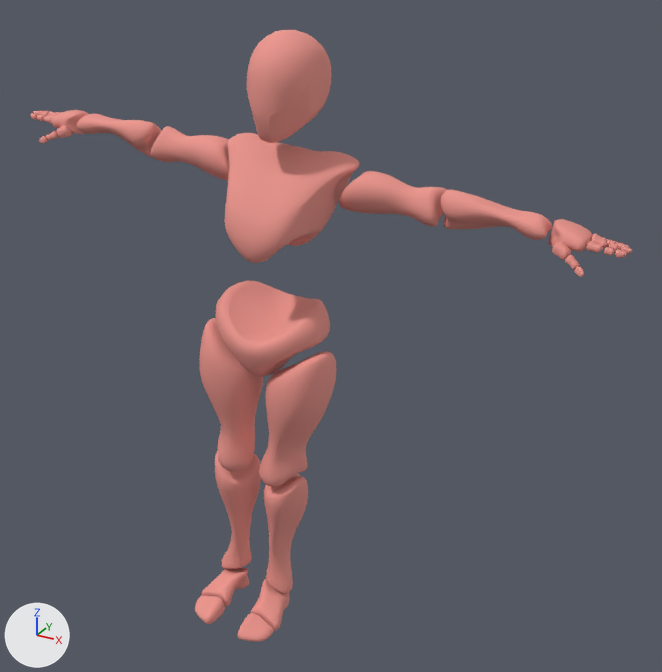
A saved change to the glTF model public/gltf/full-animation-rig.glb.
The view is the same before and after, from a 50 mm lens placed at (1.3, -2.01, 2.0), pointed at (0.15, 0.08, 0.95). Lighting does not change. The marker at lower left points along +X, +Y and +Z. Where no turn or scale is listed for an object, it has been applied to the vertices.

The scene before the commit, as lines of its bpy script (objects in view):
```python
me_beta_surface_005 = bpy.data.meshes.new('Beta_Surface.005')
me_beta_surface_005.from_pydata(...)  # 14232 vertices, 28272 faces; spans x -0.86..0.94, y -0.19..0.15, z -0.03..1.78
me_beta_surface_005.materials.append(mat_asdf1_beta_highlimbsgeosg2_005)  # pink #ec958c
ob_beta_surface_005 = bpy.data.objects.new('Beta_Surface.005', me_beta_surface_005)
ob_beta_surface_005.location = (0.0, 0.0, 0.0)
```
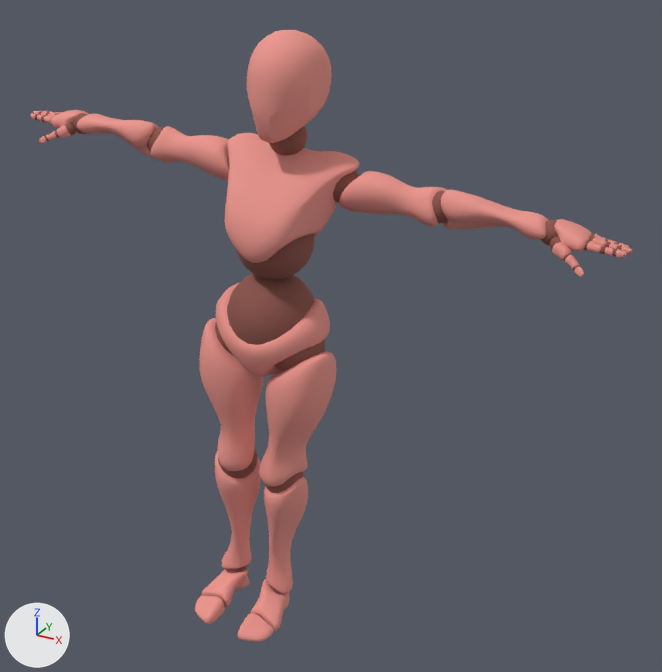
Pixel boxes (x1, y1, x2, y2) of what changed, in the pictures (662 x 672 px):
'Beta_Joints', added (brown)
    after: (35, 111, 622, 620)

What changed in the scene script:
```text
Add mat_beta_joints_mat_009:
    mat_beta_joints_mat_009 = principled_material('Beta_Joints_MAT.009')
    mat_beta_joints_mat_009.base_color = (0.333, 0.125, 0.101)  # brown #9c6359
    mat_beta_joints_mat_009.metallic = 0.5
    mat_beta_joints_mat_009.roughness = 0.859
Add me_beta_joints:
    me_beta_joints.from_pydata(...)  # 10514 vertices, 20840 faces; spans x -0.84..0.92, y -0.13..0.13, z -0.03..1.57
    me_beta_joints.materials.append(mat_beta_joints_mat_009)  # brown #9c6359
Add ob_beta_joints:
    ob_beta_joints = bpy.data.objects.new('Beta_Joints', me_beta_joints)
    ob_beta_joints.location = (0.0, 0.0, 0.0)
```
